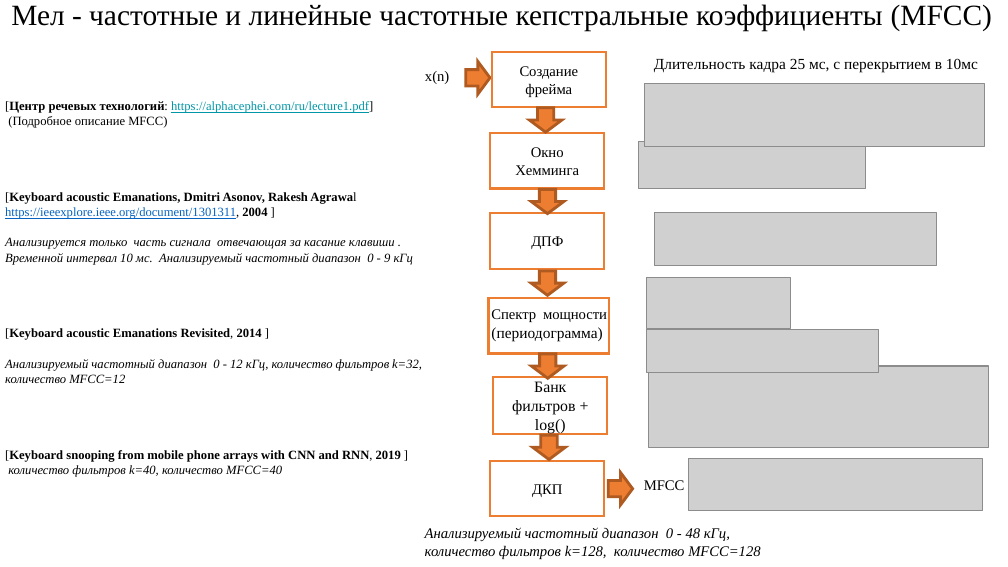
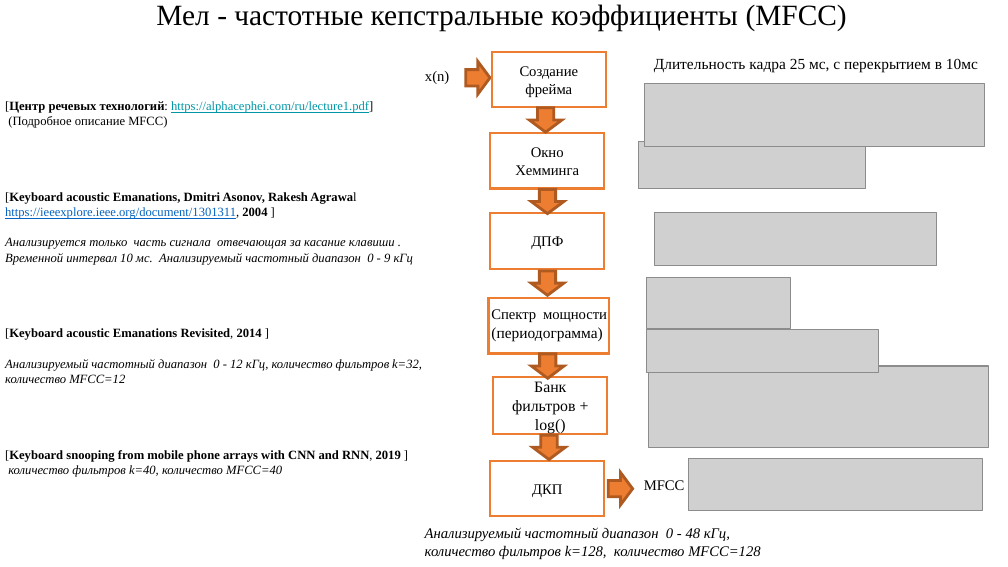
Before and after one commit to ALEXTOL73/Education, a slide deck: slide 10 of Дипломная работа.pptx. Drawn at 1008x567 pixels with LibreOffice and Linux fonts; fonts in the diff are those of the drawing; grey boxes stand for pictures. Boxes give left, top, right and bottom in pixels: in the first picture for what was removed or moved away, otherwise in the second. Text is boxed around its words. In the diff, an @@ line names an element or a change of style, - is before the commit and + after.

Commit message:
Промежуточные версии

```diff
--- a/Дипломная работа.pptx
+++ b/Дипломная работа.pptx
@@ text at (x1=156, y1=4, x2=847, y2=31): text changed @@
-Мел - частотные и линейные частотные кепстральные коэффициенты (MFCC)
+Мел - частотные кепстральные коэффициенты (MFCC)
```
